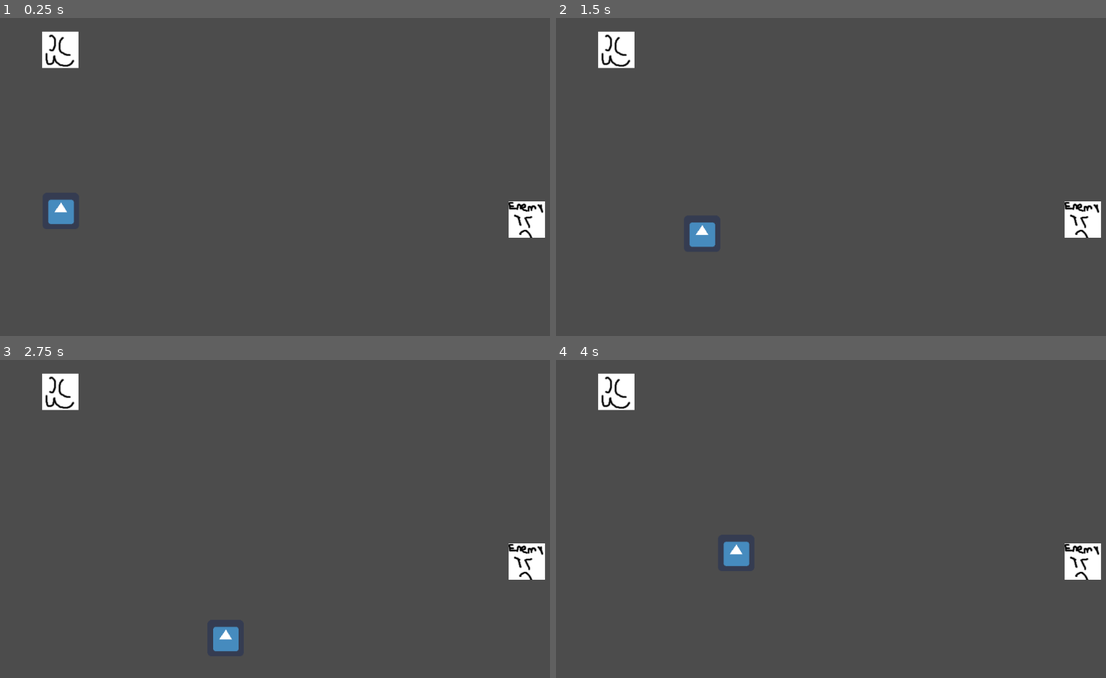
Above: before the commit, frames 1-4 (two rows, left to right).
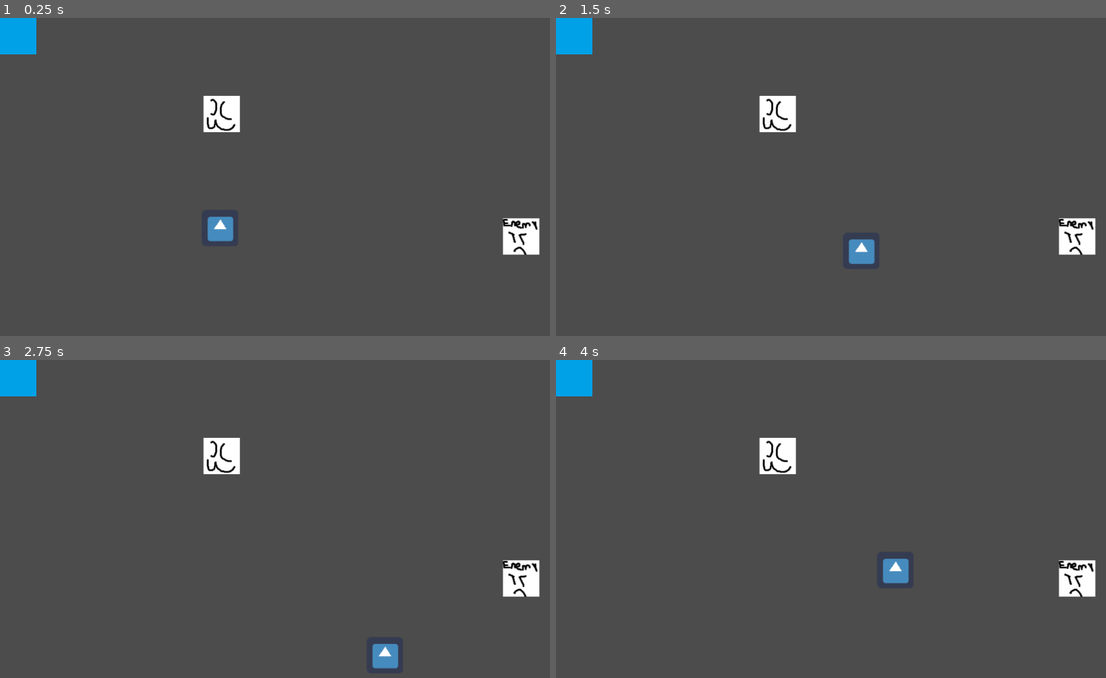
Above: after the commit, the same moments.

Repository: IAmBot102102/TheHereticKnight
Game: Godot game, scene res://Scenes/TestWorld.tscn
The game is run twice, just before and just after one commit, with the same random seed, the same clock (stepped at 60 frames per second) and the same inputs. The engine's default icon, where the game draws it, is replaced by a stand-in: a white triangle on a blue panel in a dark square.
Inputs:
- Up to frame 1 (0.25 s): no input
- Up to frame 2 (1.5 s): tap Enter at 0.5 s; hold Right (ui_right) 0.53-1.28 s; hold Down (ui_down) from 1.28 s (still down)
- Up to frame 3 (2.75 s): release Down (ui_down) at 2.03 s; hold Right (ui_right) from 2.03 s (still down)
- Up to frame 4 (4 s): release Right (ui_right) at 2.78 s; hold Up (ui_up) 2.78-3.53 s; hold Left (ui_left) from 3.53 s (still down)

The runs differ from the first frame. In frame 1, 4.0% of the frame differs, in the area x 0-100%, y 0-75%; in frame 2, 4.0%; in frame 3, 4.0%; in frame 4, 4.0%.

Commit message:
Added Wall with Collision

Diff:
--- a/Scenes/TestWorld.tscn
+++ b/Scenes/TestWorld.tscn
@@ -1,9 +1,10 @@
-[gd_scene load_steps=8 format=2]
+[gd_scene load_steps=10 format=2]
 
 [ext_resource path="res://Scripts/PlayerStatsAndMovements.gd" type="Script" id=1]
 [ext_resource path="res://SpritePicturesTextures/icon.png" type="Texture" id=2]
 [ext_resource path="res://SpritePicturesTextures/ene.png" type="Texture" id=3]
 [ext_resource path="res://SpritePicturesTextures/Person.png" type="Texture" id=4]
+[ext_resource path="res://SpritePicturesTextures/wall.png" type="Texture" id=5]
 
 [sub_resource type="RectangleShape2D" id=1]
 extents = Vector2( 32.5, 31.8564 )
@@ -14,10 +15,15 @@
 [sub_resource type="RectangleShape2D" id=3]
 extents = Vector2( 31.9275, 19.2056 )
 
+[sub_resource type="RectangleShape2D" id=4]
+extents = Vector2( 30, 30 )
+
 [node name="World" type="Node2D"]
+position = Vector2( -10, 30 )
 
 [node name="Player" type="KinematicBody2D" parent="."]
-position = Vector2( 69.5761, 310.589 )
+editor/display_folded = true
+position = Vector2( 360, 310.589 )
 script = ExtResource( 1 )
 
 [node name="CollisionShape2D" type="CollisionShape2D" parent="Player"]
@@ -40,7 +46,8 @@
 shape = SubResource( 2 )
 
 [node name="Person" type="KinematicBody2D" parent="."]
-position = Vector2( 106.307, 26.9734 )
+editor/display_folded = true
+position = Vector2( 400, 110 )
 z_index = 1
 
 [node name="CollisionShape2D" type="CollisionShape2D" parent="Person"]
@@ -51,3 +58,17 @@
 position = Vector2( 0, 28.615 )
 z_index = 1
 texture = ExtResource( 4 )
+
+[node name="Node" type="Node" parent="."]
+
+[node name="Walls" type="KinematicBody2D" parent="Node"]
+editor/display_folded = true
+position = Vector2( -60, -30 )
+
+[node name="CollisionShape2D" type="CollisionShape2D" parent="Node/Walls"]
+position = Vector2( 92, 62 )
+shape = SubResource( 4 )
+
+[node name="Sprite" type="Sprite" parent="Node/Walls"]
+position = Vector2( 92, 62 )
+texture = ExtResource( 5 )
--- /dev/null
+++ b/Scripts/IdleEntity.gd
@@ -0,0 +1,13 @@
+extends Node
+
+# Declare member variables here. Examples:
+# var a = 2
+# var b = "text"
+
+# Called when the node enters the scene tree for the first time.
+func _ready():
+	pass # Replace with function body.
+
+# Called every frame. 'delta' is the elapsed time since the previous frame.
+#func _process(delta):
+#	pass
--- a/project.godot
+++ b/project.godot
@@ -19,6 +19,42 @@
 run/main_scene="res://Scenes/TestWorld.tscn"
 config/icon="res://SpritePicturesTextures/icon.png"
 
+[autoload]
+
+EnemyStatsAndMovement="*res://Scripts/EnemyStatsAndMovement.gd"
+PlayerStatsAndMovements="*res://Scripts/PlayerStatsAndMovements.gd"
+
+[input]
+
+ui_left={
+"deadzone": 0.5,
+"events": [ Object(InputEventKey,"resource_local_to_scene":false,"resource_name":"","device":0,"alt":false,"shift":false,"control":false,"meta":false,"command":false,"pressed":false,"scancode":16777231,"unicode":0,"echo":false,"script":null)
+, Object(InputEventJoypadButton,"resource_local_to_scene":false,"resource_name":"","device":0,"button_index":14,"pressure":0.0,"pressed":false,"script":null)
+, Object(InputEventKey,"resource_local_to_scene":false,"resource_name":"","device":0,"alt":false,"shift":false,"control":false,"meta":false,"command":false,"pressed":false,"scancode":65,"unicode":0,"echo":false,"script":null)
+ ]
+}
+ui_right={
+"deadzone": 0.5,
+"events": [ Object(InputEventKey,"resource_local_to_scene":false,"resource_name":"","device":0,"alt":false,"shift":false,"control":false,"meta":false,"command":false,"pressed":false,"scancode":16777233,"unicode":0,"echo":false,"script":null)
+, Object(InputEventJoypadButton,"resource_local_to_scene":false,"resource_name":"","device":0,"button_index":15,"pressure":0.0,"pressed":false,"script":null)
+, Object(InputEventKey,"resource_local_to_scene":false,"resource_name":"","device":0,"alt":false,"shift":false,"control":false,"meta":false,"command":false,"pressed":false,"scancode":68,"unicode":0,"echo":false,"script":null)
+ ]
+}
+ui_up={
+"deadzone": 0.5,
+"events": [ Object(InputEventKey,"resource_local_to_scene":false,"resource_name":"","device":0,"alt":false,"shift":false,"control":false,"meta":false,"command":false,"pressed":false,"scancode":16777232,"unicode":0,"echo":false,"script":null)
+, Object(InputEventJoypadButton,"resource_local_to_scene":false,"resource_name":"","device":0,"button_index":12,"pressure":0.0,"pressed":false,"script":null)
+, Object(InputEventKey,"resource_local_to_scene":false,"resource_name":"","device":0,"alt":false,"shift":false,"control":false,"meta":false,"command":false,"pressed":false,"scancode":87,"unicode":0,"echo":false,"script":null)
+ ]
+}
+ui_down={
+"deadzone": 0.5,
+"events": [ Object(InputEventKey,"resource_local_to_scene":false,"resource_name":"","device":0,"alt":false,"shift":false,"control":false,"meta":false,"command":false,"pressed":false,"scancode":16777234,"unicode":0,"echo":false,"script":null)
+, Object(InputEventJoypadButton,"resource_local_to_scene":false,"resource_name":"","device":0,"button_index":13,"pressure":0.0,"pressed":false,"script":null)
+, Object(InputEventKey,"resource_local_to_scene":false,"resource_name":"","device":0,"alt":false,"shift":false,"control":false,"meta":false,"command":false,"pressed":false,"scancode":83,"unicode":0,"echo":false,"script":null)
+ ]
+}
+
 [rendering]
 
 environment/default_environment="res://default_env.tres"
Renamed: Scripts/IdlePerson.gd -> Scripts/EnemyStatsAndMovement.gd
Binary file added: SpritePicturesTextures/wall.png
Not shown, added: SpritePicturesTextures/wall.png.import
